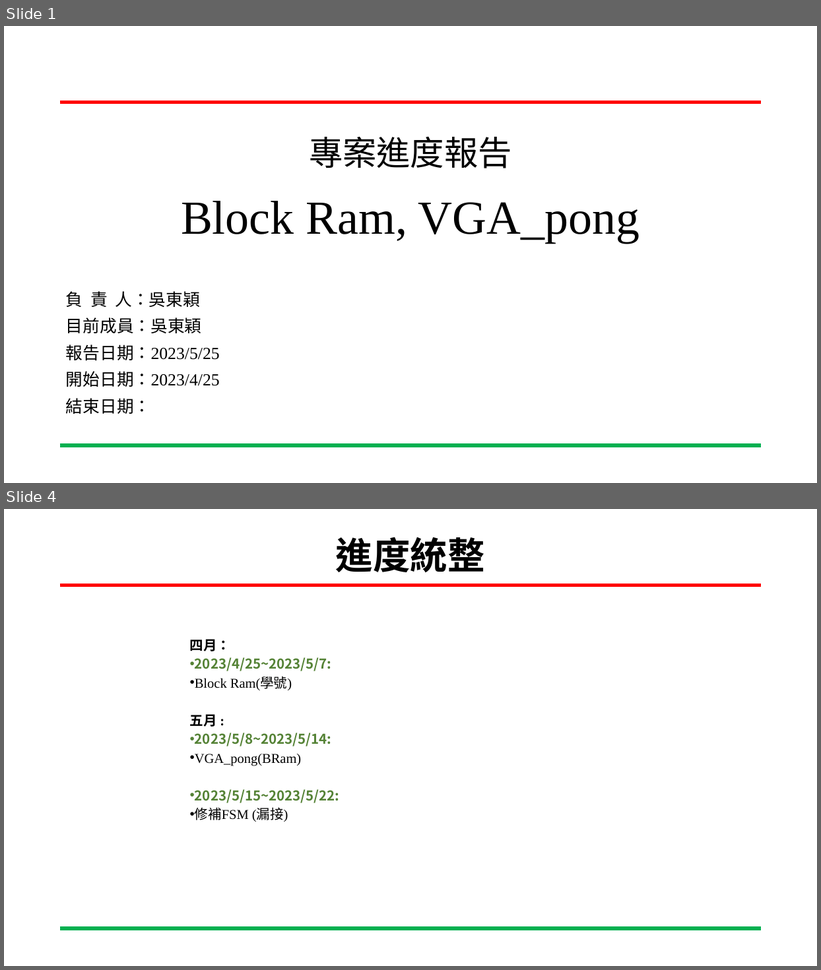
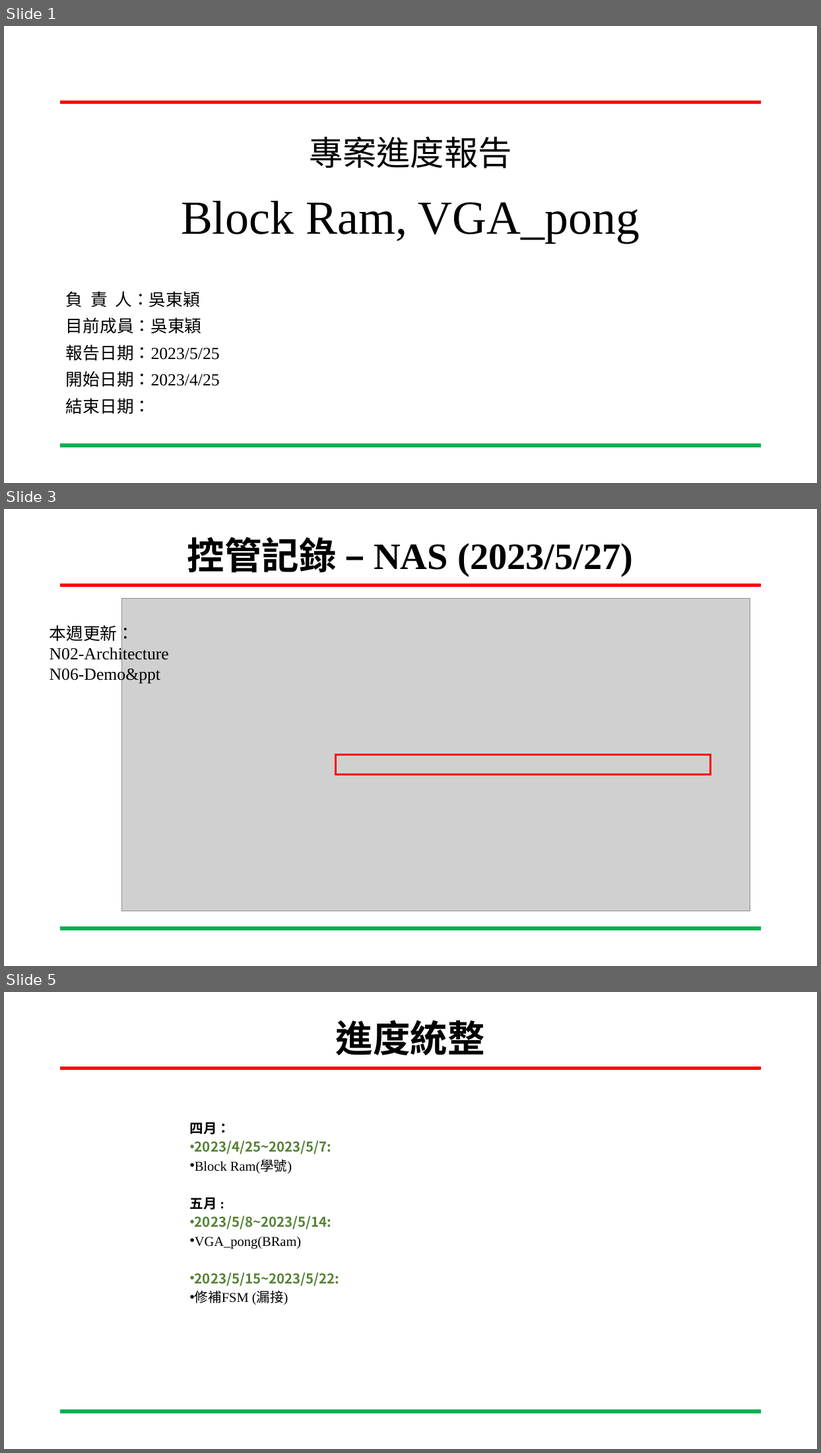
Before and after one commit to ing0331/FPGA, a slide deck: HW6_BRam_VGA/N06-Tutorial/專案進度報告-BRam_VGA-吳東穎-20230525.pptx. Shown one above the other, each under a label of ours: slides 1 and 4 before the commit, slides 1, 3 and 5 after it; the slides between them are not shown. The pictures are 821x970 and 821x1453 pixels, drawn with LibreOffice and Linux fonts; fonts in the diff are those of the drawing; grey boxes stand for pictures; background and template pictures are left out. Boxes give left, top, right and bottom in pixels: in the first picture for what was removed or moved away, otherwise in the second. Text is boxed around its words. In the diff, an @@ line names an element or a change of style, - is before the commit and + after.

```diff
--- a/HW6_BRam_VGA/N06-Tutorial/專案進度報告-BRam_VGA-吳東穎-20230525.pptx
+++ b/HW6_BRam_VGA/N06-Tutorial/專案進度報告-BRam_VGA-吳東穎-20230525.pptx
@@ slide 3 added at bbox=[4, 509, 817, 966], background #FFFFFF; not listed: 2 template elements that a slide beside it also shows @@
@@ title added at bbox=[187, 537, 633, 576], 44 pt, text #000000, bold @@
+控管記錄 – NAS (2023/5/27)
@@ picture added at bbox=[121, 599, 750, 912] @@
@@ text added at bbox=[50, 622, 169, 684], 20 pt, text #000000 @@
+  本週更新：
+  N02-Architecture
+  N06-Demo&ppt
@@ rectangle added at bbox=[336, 755, 711, 774], outline #FF0000 2.25 pt @@
@@ what was slide 4 is now slide 5 @@
```
Also in this commit, not shown: 3 slides changed, 2 other slides added, 8 other files.
